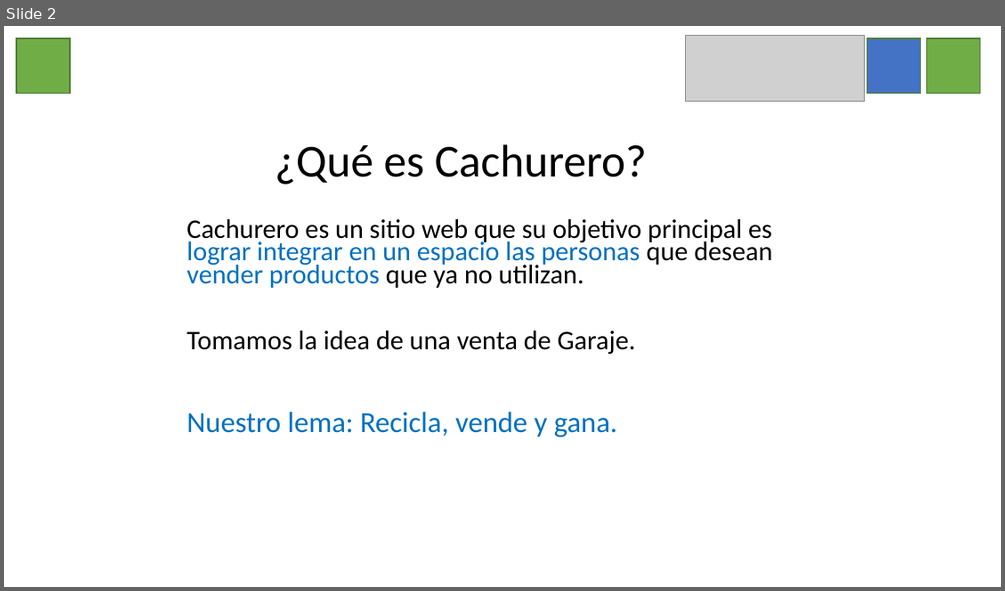
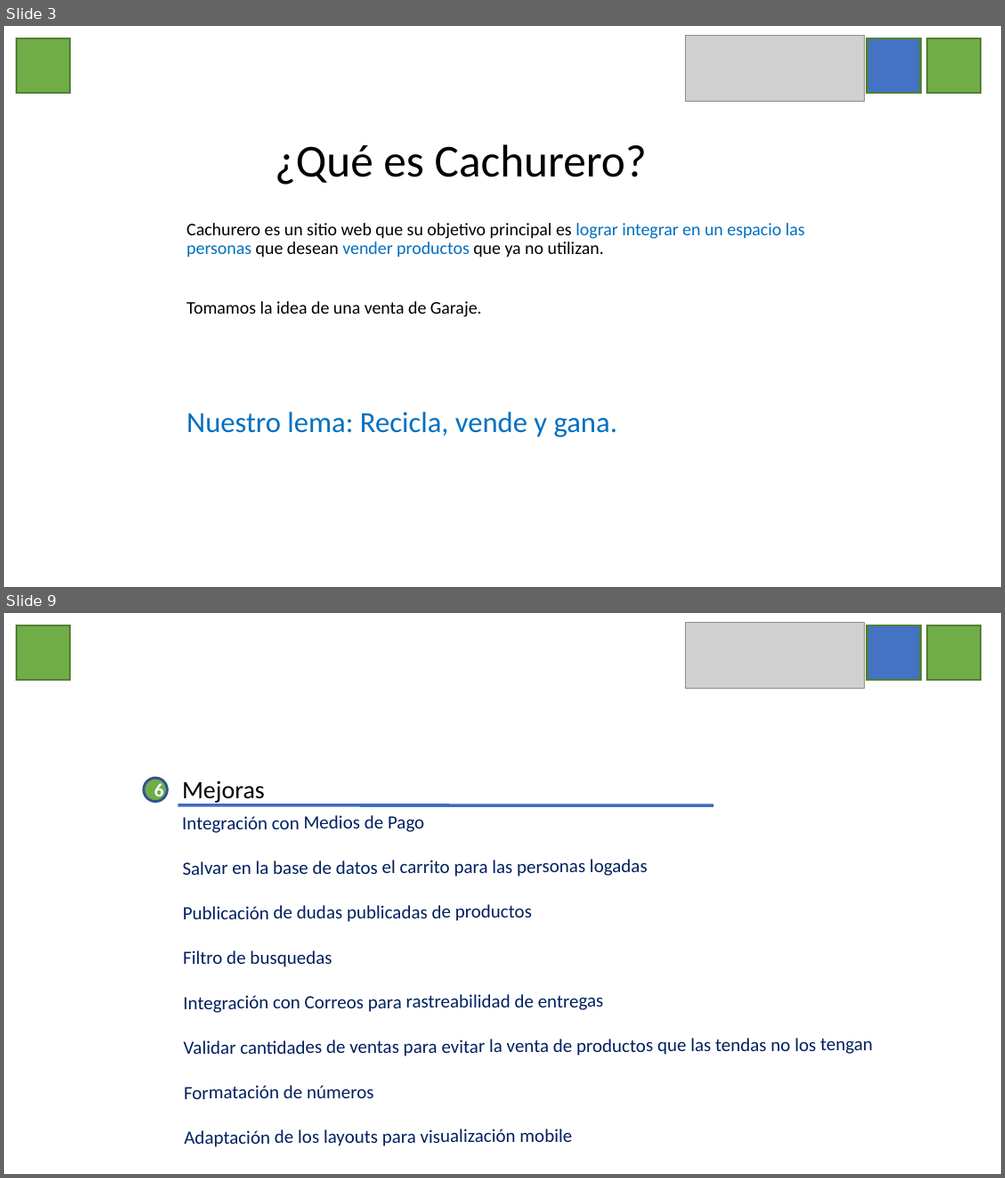
Before and after one commit to clebercmb/cachureros-front, a slide deck: Web Cachurero.pptx. Shown one above the other, each under a label of ours: slide 2 before the commit, slides 3 and 9 after it; the slides between them are not shown. The pictures are 1005x591 and 1005x1178 pixels, drawn with LibreOffice and Linux fonts; fonts in the diff are those of the drawing; grey boxes stand for pictures. Boxes give left, top, right and bottom in pixels: in the first picture for what was removed or moved away, otherwise in the second. Text is boxed around its words. In the diff, an @@ line names an element or a change of style, - is before the commit and + after.

```diff
--- a/Web Cachurero.pptx
+++ b/Web Cachurero.pptx
@@ slide 9 added at (4,613,1001,1174), background #FFFFFF @@
@@ rectangle added at (16,625,70,681), fill #70AD47, outline #538035 2 pt @@
@@ picture added at (686,623,864,689) @@
@@ rectangle added at (867,625,920,681), fill #4472C4, outline #538035 2 pt @@
@@ rectangle added at (927,625,979,681), fill #70AD47, outline #538035 2 pt @@
@@ ellipse added at (144,778,168,802), fill #70AD47, outline #325491 2.49 pt, 18 pt, text #FFFFFF, bold @@
+6
@@ text added at (182,780,265,804), 24 pt, text #000000 @@
+Mejoras
@@ line added from (178, 805) to (713, 805), #3F6FC3 3 pt @@
@@ text added at (182,815,873,1147), 18 pt, text #002060 @@
+Integración con Medios de Pago
+Salvar en la base de datos el carrito para las personas logadas
+Publicación de dudas publicadas de productos
+Filtro de busquedas
+Integración con Correos para rastreabilidad de entregas
+Validar cantidades de ventas para evitar la venta de productos que las tendas no los tengan
+Formatación de números
+Adaptación de los layouts para visualización mobile
@@ what was slide 2 is now slide 3 @@
@@ slide 3 changed as well @@
@@ text "Cachurero es un sitio web ..." at (186,223,805,317): size 25.9 to 17.1 pt; line spacing 0.7 to 0.9 @@
```
Also in this commit, not shown: 6 other slides changed, 2 other slides added.
